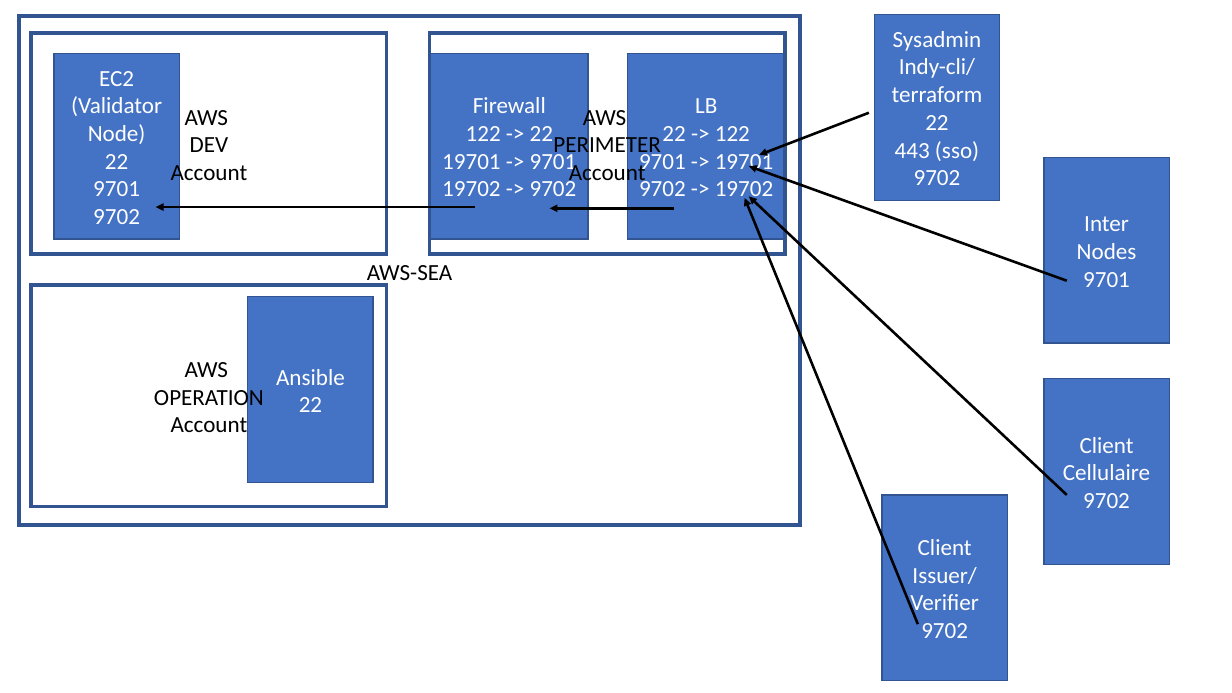
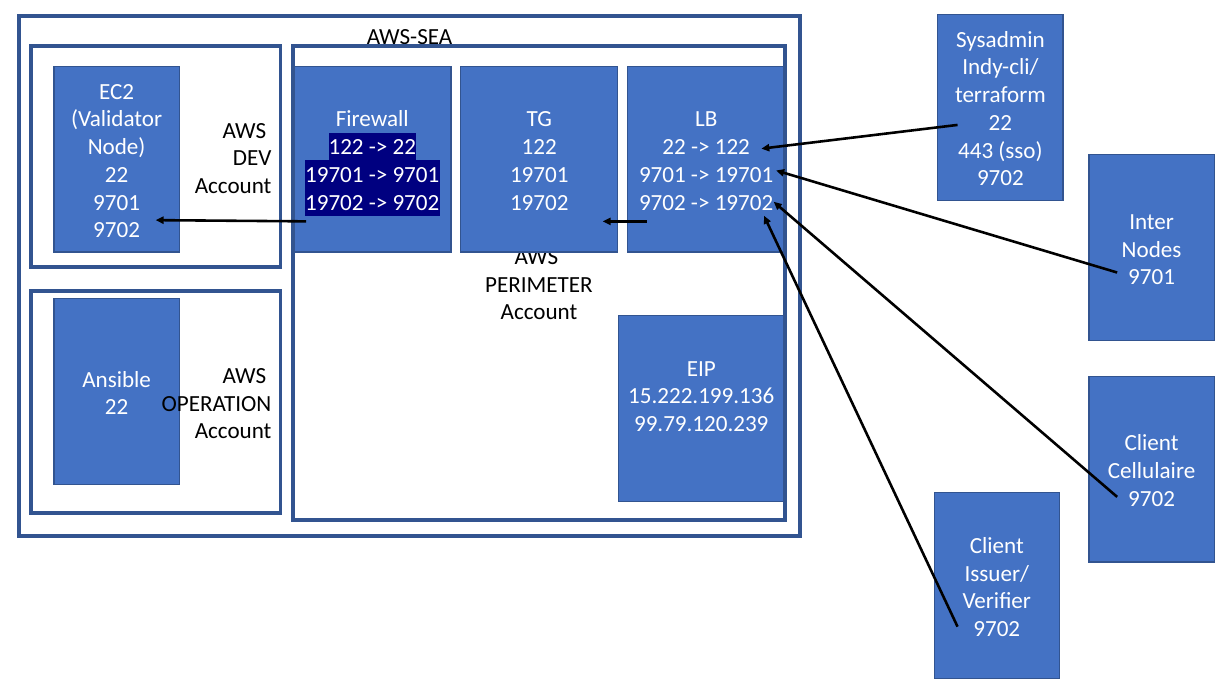
Before and after one commit to ICCS-ISAC/Candy, a slide deck: slide 1 of doc/node-installation/AWS-SEA Node Architecture.pptx. Drawn at 1232x693 pixels with LibreOffice and Linux fonts; fonts in the diff are those of the drawing. Boxes give left, top, right and bottom in pixels: in the first picture for what was removed or moved away, otherwise in the second. Text is boxed around its words. In the diff, an @@ line names an element or a change of style, - is before the commit and + after.

```diff
--- a/doc/node-installation/AWS-SEA Node Architecture.pptx
+++ b/doc/node-installation/AWS-SEA Node Architecture.pptx
@@ rectangle "AWS-SEA": place and size @@
-rectangle "AWS-SEA" at [18, 17, 800, 526]
+rectangle "AWS-SEA" at [18, 17, 800, 536]
@@ rectangle "AWS-SEA" at [18, 17, 800, 536]: vertical alignment middle to top @@
@@ rectangle "Sysadmin": place and size @@
-rectangle "Sysadmin" at [874, 15, 1000, 201]
+rectangle "Sysadmin" at [938, 15, 1064, 201]
@@ rectangle "AWS" at [31, 46, 281, 268]: alignment centre to right @@
@@ rectangle "AWS": place and size @@
-rectangle "AWS" at [31, 33, 387, 255]
+rectangle "AWS" at [31, 46, 281, 268]
@@ rectangle "AWS": place and size @@
-rectangle "AWS" at [430, 33, 786, 255]
+rectangle "AWS" at [293, 46, 785, 520]
@@ rectangle "EC2": place and size @@
-rectangle "EC2" at [54, 54, 179, 239]
+rectangle "EC2" at [54, 67, 179, 252]
@@ rectangle "Firewall": place and size @@
-rectangle "Firewall" at [431, 54, 588, 239]
+rectangle "Firewall" at [294, 67, 451, 252]
@@ rectangle added at [461, 67, 618, 252], fill #4472C4, outline #325491 1 pt, 18 pt, text #FFFFFF @@
+TG
+122
+19701
+19702
@@ rectangle "LB": place and size @@
-rectangle "LB" at [628, 54, 785, 239]
+rectangle "LB" at [628, 67, 785, 252]
@@ text in rectangle at [305, 139, 440, 210]: highlight none to #000080 in "122 -> 22", "19701 -> 9701", "19702 -> 9702" @@
@@ arrow moved from (869, 113) - (760, 155) to (958, 125) - (762, 149) @@
@@ arrow moved from (1067, 281) - (750, 166) to (1117, 273) - (776, 171) @@
@@ rectangle "Inter Nodes": place and size @@
-rectangle "Inter Nodes" at [1044, 157, 1170, 343]
+rectangle "Inter Nodes" at [1090, 155, 1215, 341]
@@ arrow moved from (1067, 495) - (750, 197) to (1117, 497) - (775, 202) @@
@@ arrow moved from (475, 207) - (156, 207) to (306, 222) - (156, 220) @@
@@ arrow moved from (674, 208) - (550, 208) to (647, 222) - (604, 222) @@
@@ arrow moved from (918, 625) - (745, 198) to (958, 627) - (764, 216) @@
@@ rectangle "AWS": place and size @@
-rectangle "AWS" at [31, 286, 387, 507]
+rectangle "AWS" at [31, 291, 281, 513]
@@ rectangle "AWS" at [31, 291, 281, 513]: alignment centre to right @@
@@ rectangle "Ansible": place and size @@
-rectangle "Ansible" at [248, 297, 373, 482]
+rectangle "Ansible" at [54, 299, 179, 484]
@@ rectangle added at [619, 316, 785, 502], fill #4472C4, outline #325491 1 pt, 18 pt, text #FFFFFF @@
+EIP
+15.222.199.136
+99.79.120.239
@@ rectangle "Client Cellulaire": place and size @@
-rectangle "Client Cellulaire" at [1044, 379, 1170, 565]
+rectangle "Client Cellulaire" at [1090, 376, 1215, 562]
@@ rectangle "Client Issuer/ Verifier": place and size @@
-rectangle "Client Issuer/ Verifier" at [883, 495, 1008, 681]
+rectangle "Client Issuer/ Verifier" at [934, 493, 1060, 678]
```
Also in this commit, not shown: 8 other files.
